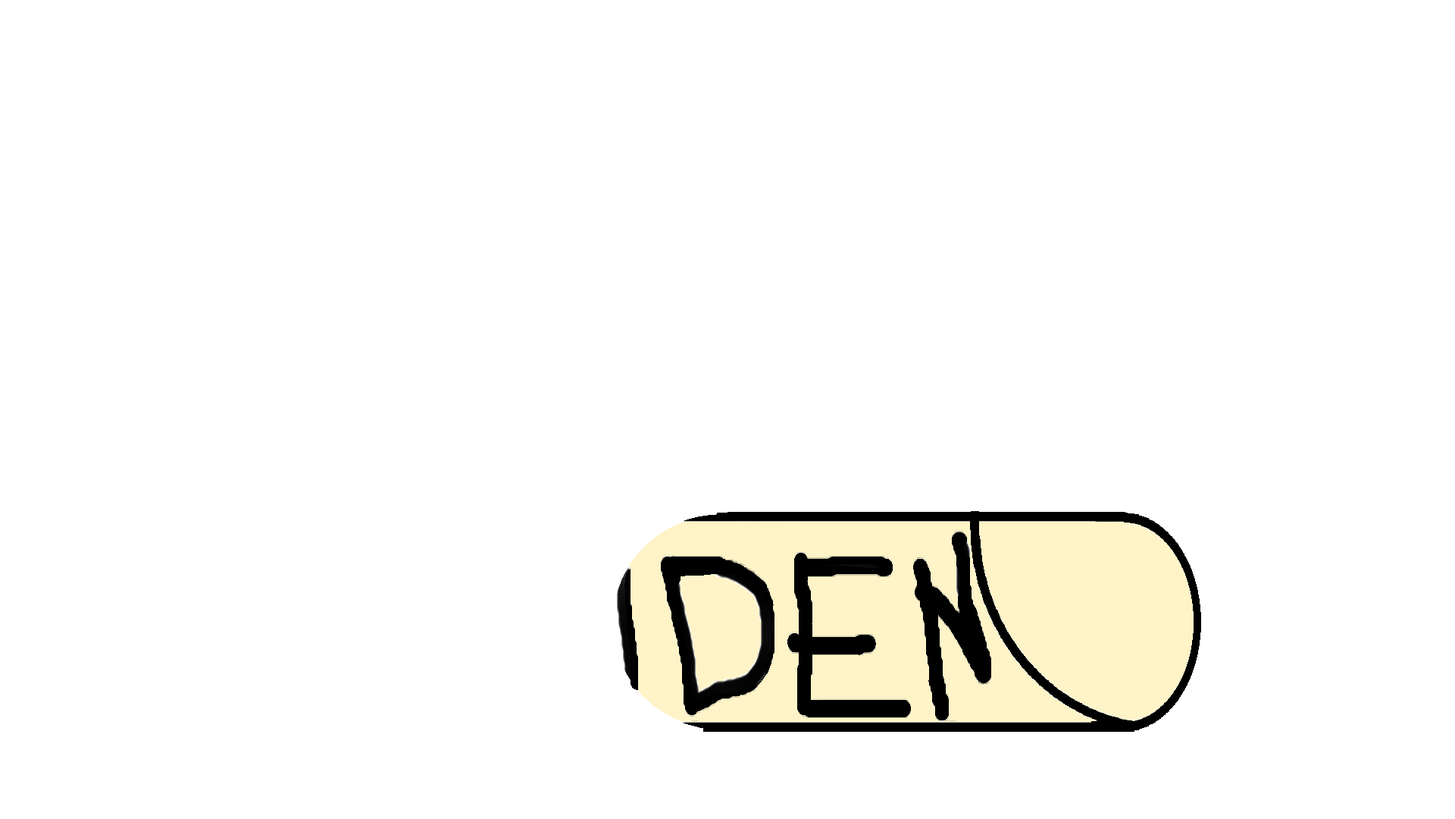
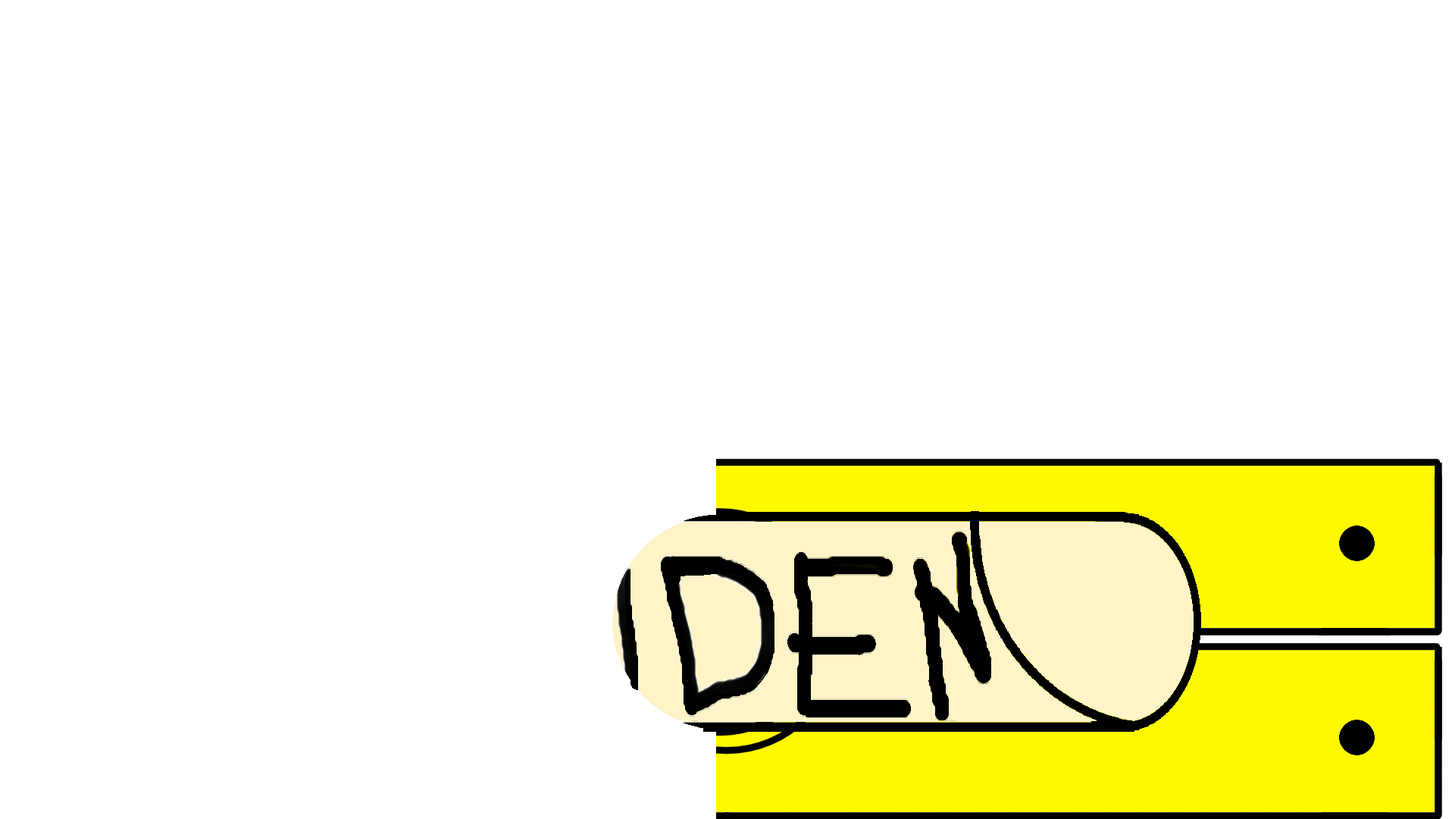
The second 1455 × 819 image is a revision of the first. Changes to its layers:
painted on "dong-sliced" over (612, 457, 1443, 819)
showed "landing-right", painted on it over (716, 457, 1443, 819)
